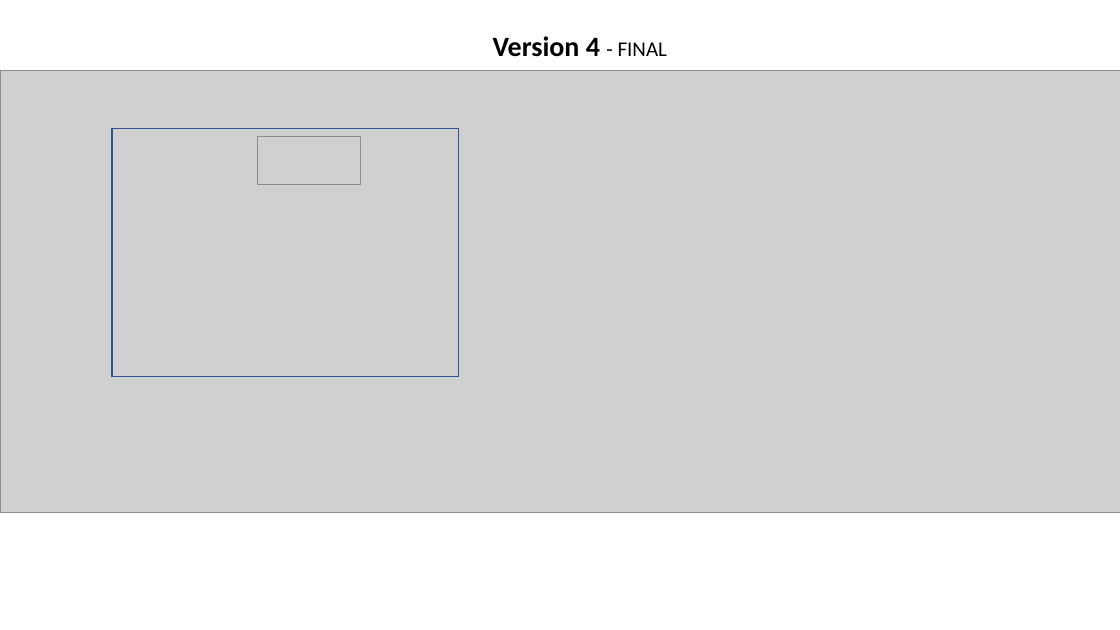
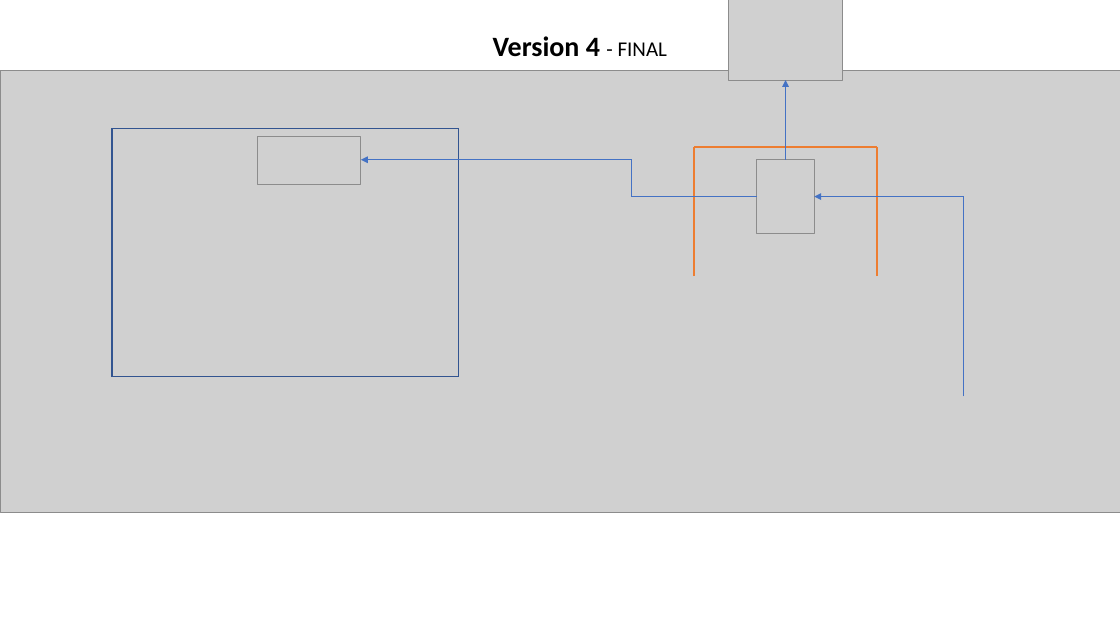
Before and after one commit to runalsh/yandex-young-devops-training, a slide deck: slide 13 of presentation.pptx. Drawn at 1120x630 pixels with LibreOffice and Linux fonts; fonts in the diff are those of the drawing; grey boxes stand for pictures. Boxes give left, top, right and bottom in pixels: in the first picture for what was removed or moved away, otherwise in the second. Text is boxed around its words. In the diff, an @@ line names an element or a change of style, - is before the commit and + after.

```diff
--- a/presentation.pptx
+++ b/presentation.pptx
@@ picture added at [729, 0, 843, 80] @@
@@ arrow added from (786, 160) to (786, 80), #4472C4 0.5 pt @@
@@ line added from (694, 276) to (694, 147), #ED7D31 1.5 pt @@
@@ line added from (877, 147) to (694, 147), #ED7D31 1.5 pt @@
@@ line added from (877, 276) to (877, 147), #ED7D31 1.5 pt @@
@@ elbow arrow added from (757, 197) to (361, 160), #4472C4 0.5 pt @@
@@ picture added at [757, 160, 814, 234] @@
@@ elbow arrow added from (964, 397) to (814, 197), #4472C4 0.5 pt @@
```
Also in this commit, not shown: 4 other slides changed, 1 slide removed, 3 other files.
